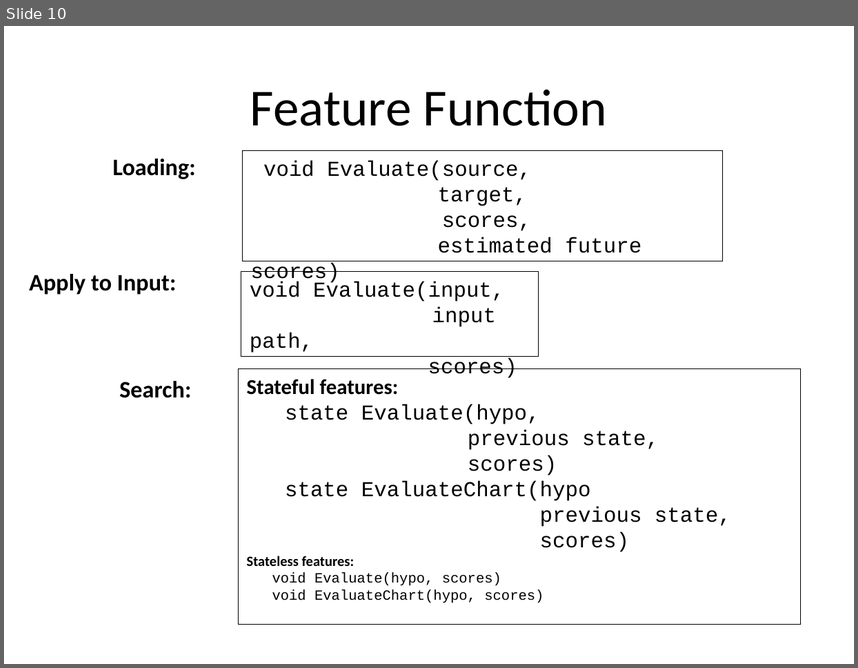
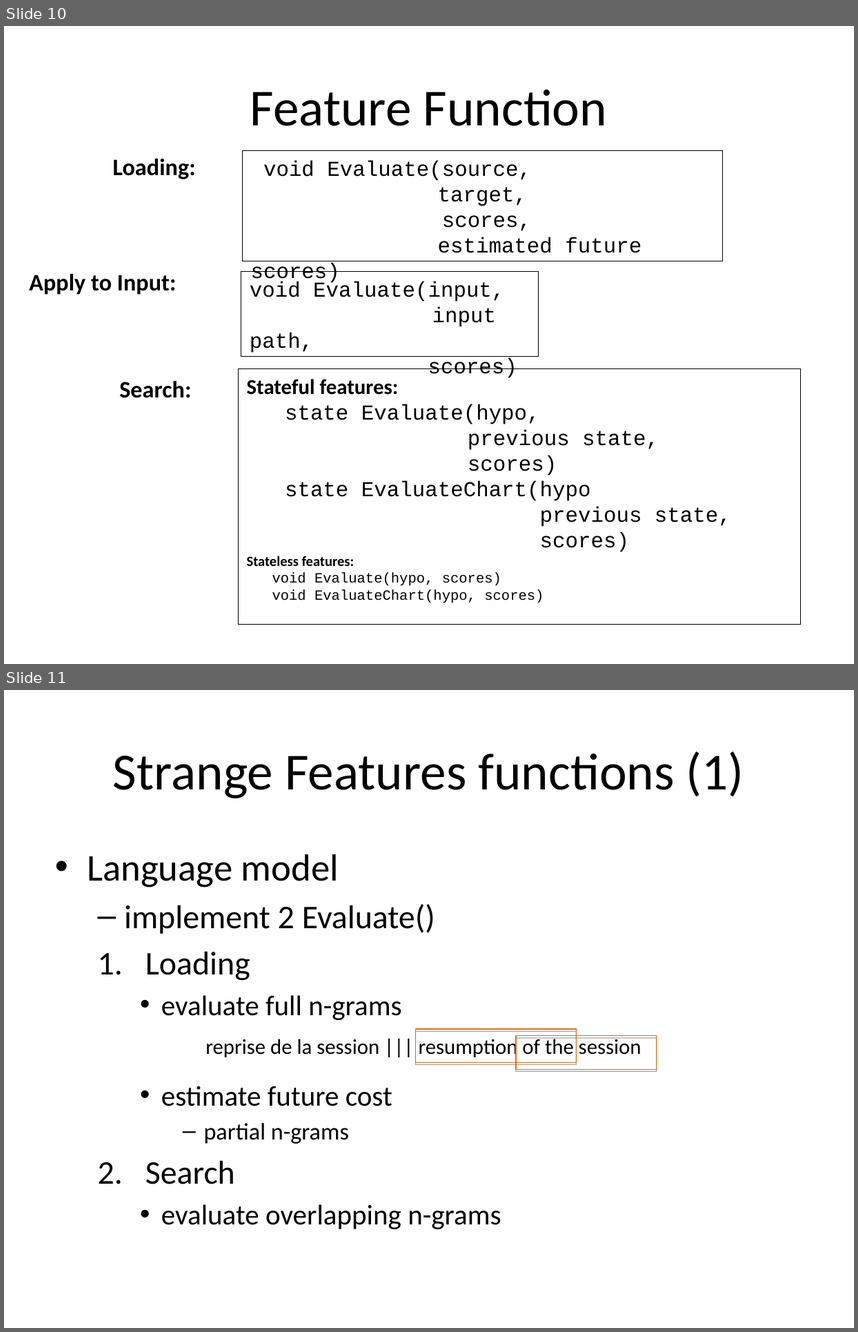
Before and after one commit to hieuhoang/papers, a slide deck: iit-bombay/FeatureFunction.odp. Shown one above the other, each under a label of ours: slide 10 before the commit, slides 10 and 11 after it. The pictures are 858x668 and 858x1332 pixels, drawn with LibreOffice and Linux fonts; fonts in the diff are those of the drawing; background and template pictures are left out. Boxes give left, top, right and bottom in pixels: in the first picture for what was removed or moved away, otherwise in the second. Text is boxed around its words. In the diff, an @@ line names an element or a change of style, - is before the commit and + after.

```diff
--- a/iit-bombay/FeatureFunction.odp
+++ b/iit-bombay/FeatureFunction.odp
@@ slide 11 added at [4,690,854,1328], background #FFFFFF @@
@@ title added at [113,751,744,798], 44 pt, text #000000 @@
+Strange Features functions (1)
@@ text added at [87,854,501,1229], 24 pt, text #000000 @@
+• Language model
+  – implement 2 Evaluate()
+  1. Loading
+    • evaluate full n-grams
+    • estimate future cost
+      – partial n-grams
+  2. Search
+    • evaluate overlapping n-grams
@@ text added at [205,1036,642,1060], 18 pt, text #000000 @@
+reprise de la session ||| resumption of the session
@@ rectangle added at [415,1029,576,1063], outline #E46C0A 0.74 pt @@
@@ rectangle added at [516,1035,656,1068], outline #E46C0A 0.74 pt @@
```
Also in this commit, not shown: 3 other slides added, 4 slides removed, 3 other files.
